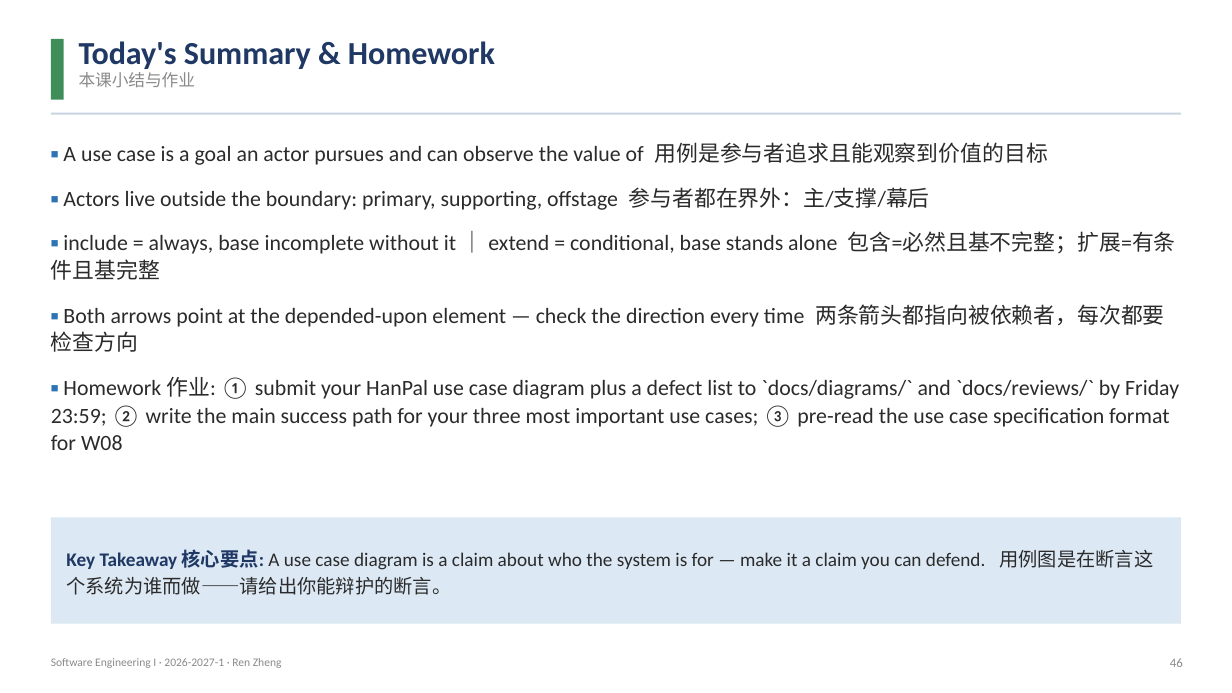
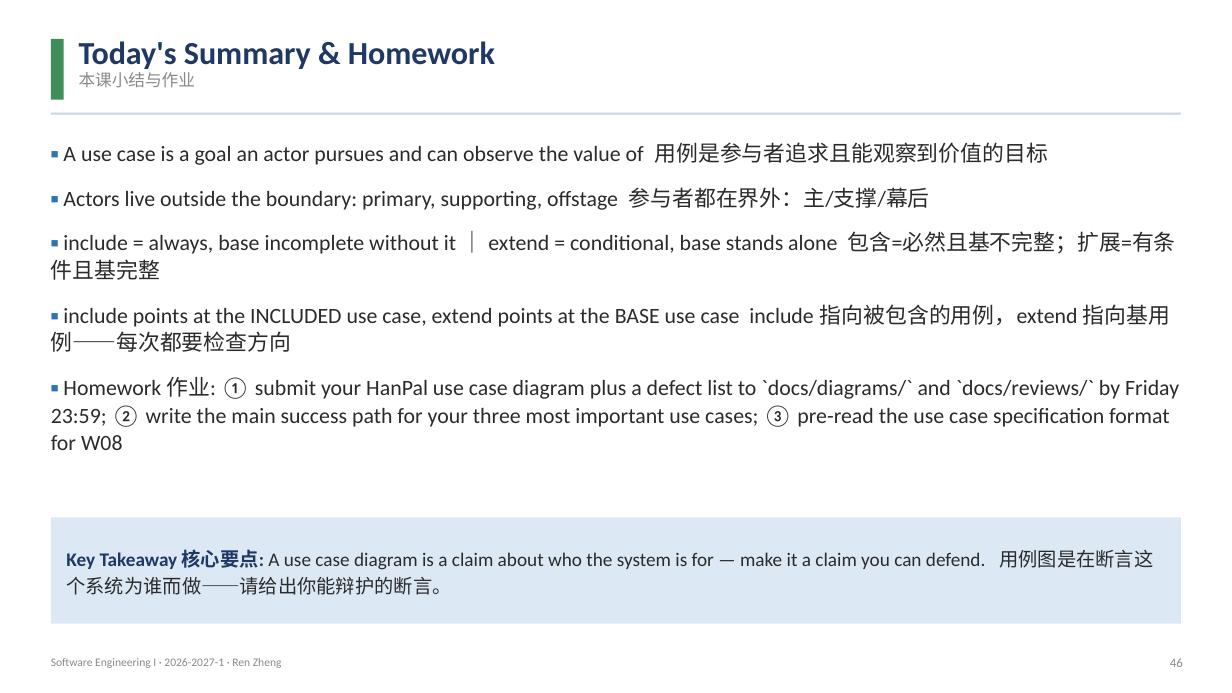
Before and after one commit to klausren/software-engineering-course, a slide deck: slide 46 of 01-slides/W07-Requirements-Modeling-Use-Case.pptx. Drawn at 1232x693 pixels with LibreOffice and Linux fonts; fonts in the diff are those of the drawing. Boxes give left, top, right and bottom in pixels: in the first picture for what was removed or moved away, otherwise in the second. Text is boxed around its words. In the diff, an @@ line names an element or a change of style, - is before the commit and + after.

```diff
--- a/01-slides/W07-Requirements-Modeling-Use-Case.pptx
+++ b/01-slides/W07-Requirements-Modeling-Use-Case.pptx
@@ text at (51, 304, 1170, 352): text changed @@
-▪ Both arrows point at the depended-upon element — check the direction every time 两条箭头都指向被依赖者，每次都要检查方向
+▪ include points at the INCLUDED use case, extend points at the BASE use case include 指向被包含的用例，extend 指向基用例——每次都要检查方向
```
Also in this commit, not shown: 8 other slides changed, 2 other files.
